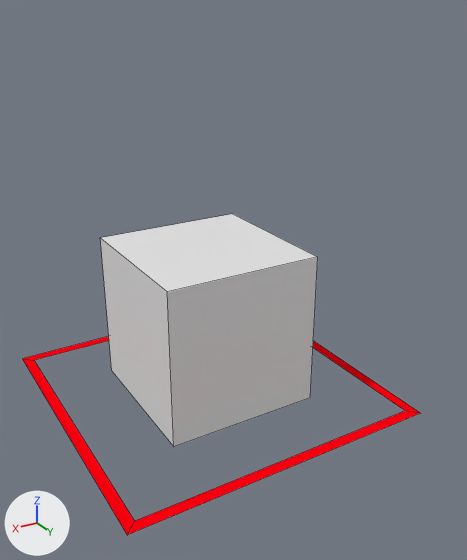
Renders of the Blender file rct2/scenery/GiantGardenTheming/beanst1_Giant-Beanstalk/beanst1_V001.blend from each side of a commit.
Both versions are drawn from a 50 mm camera at (3.61, 6.71, 4.81) aimed at (-0.14, 0.46, 1.69). Every picture has the same lights, and +X, +Y and +Z are marked at lower left. Mesh edges are drawn as thin lines.
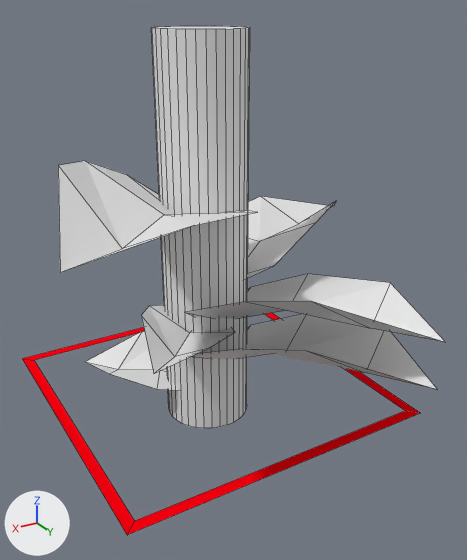
Patch to the scene script:
```diff
--- a/rct2/scenery/GiantGardenTheming/beanst1_Giant-Beanstalk/beanst1_V001.blend.py
+++ b/rct2/scenery/GiantGardenTheming/beanst1_Giant-Beanstalk/beanst1_V001.blend.py
@@ mat_morusalba_1_basecolor_1k @@
+mat_morusalba_1_basecolor_1k = principled_material('MorusAlba_1_basecolor-1K')
+mat_morusalba_1_basecolor_1k.base_color = (0.8, 0.8, 0.8)  # white #e7e7e7
@@ me_morusalba_1_basecolor_1k_001 @@
+me_morusalba_1_basecolor_1k_001.from_pydata(...)  # 11 vertices, 8 faces; spans x -0.138..0.253, y 0.0..0.59, z -0.129..0.058
+me_morusalba_1_basecolor_1k_001.materials.append(mat_morusalba_1_basecolor_1k)  # white #e7e7e7
@@ me_cylinder_001 @@
+me_cylinder_001.from_pydata(...)  # a 32-sided cylinder along z spanning x -0.54..0.54, y -0.54..0.54, z 0.0..2.0
@@ ob_cube @@
-ob_cube = bpy.data.objects.new('Cube', me_cube)
-ob_cube.location = (0.0, 0.0, 0.0)
@@ ob_morusalba_1_basecolor_1k_001 @@
+ob_morusalba_1_basecolor_1k_001 = bpy.data.objects.new('MorusAlba_1_basecolor-1K.001', me_morusalba_1_basecolor_1k_001)
+ob_morusalba_1_basecolor_1k_001.location = (0.0, 0.0, 2.31)
+ob_morusalba_1_basecolor_1k_001.rotation_euler = (0.35, -0.242, -0.736)  # degrees (20, -14, -42)
+ob_morusalba_1_basecolor_1k_001.scale = (5.0, 5.0, 5.0)
@@ ob_morusalba_1_basecolor_1k_002 @@
+ob_morusalba_1_basecolor_1k_002 = bpy.data.objects.new('MorusAlba_1_basecolor-1K.002', me_morusalba_1_basecolor_1k_001.copy())
+ob_morusalba_1_basecolor_1k_002.location = (0.0, 0.0, 0.37)
+ob_morusalba_1_basecolor_1k_002.rotation_euler = (0.35, -0.242, 0.647)  # degrees (20, -14, 37)
+ob_morusalba_1_basecolor_1k_002.scale = (5.0, 5.0, 5.0)
@@ ob_morusalba_1_basecolor_1k_003 @@
+ob_morusalba_1_basecolor_1k_003 = bpy.data.objects.new('MorusAlba_1_basecolor-1K.003', me_morusalba_1_basecolor_1k_001.copy())
+ob_morusalba_1_basecolor_1k_003.location = (0.0, 0.0, -0.07)
+ob_morusalba_1_basecolor_1k_003.rotation_euler = (0.35, -0.242, 4.199)  # degrees (20, -14, 241)
+ob_morusalba_1_basecolor_1k_003.scale = (2.83, 2.83, 2.83)
@@ ob_morusalba_1_basecolor_1k_004 @@
+ob_morusalba_1_basecolor_1k_004 = bpy.data.objects.new('MorusAlba_1_basecolor-1K.004', me_morusalba_1_basecolor_1k_001.copy())
+ob_morusalba_1_basecolor_1k_004.location = (0.0, 0.0, 0.86)
+ob_morusalba_1_basecolor_1k_004.rotation_euler = (0.35, -0.242, 5.6)  # degrees (20, -14, 321)
+ob_morusalba_1_basecolor_1k_004.scale = (2.83, 2.83, 2.83)
@@ ob_morusalba_1_basecolor_1k_005 @@
+ob_morusalba_1_basecolor_1k_005 = bpy.data.objects.new('MorusAlba_1_basecolor-1K.005', me_morusalba_1_basecolor_1k_001.copy())
+ob_morusalba_1_basecolor_1k_005.location = (0.0, 0.0, 1.31)
+ob_morusalba_1_basecolor_1k_005.rotation_euler = (0.35, -0.242, 2.048)  # degrees (20, -14, 117)
+ob_morusalba_1_basecolor_1k_005.scale = (5.0, 5.0, 5.0)
@@ ob_morusalba_1_basecolor_1k_006 @@
+ob_morusalba_1_basecolor_1k_006 = bpy.data.objects.new('MorusAlba_1_basecolor-1K.006', me_morusalba_1_basecolor_1k_001.copy())
+ob_morusalba_1_basecolor_1k_006.location = (0.0, 0.0, 0.94)
+ob_morusalba_1_basecolor_1k_006.rotation_euler = (0.35, -0.242, 0.665)  # degrees (20, -14, 38)
+ob_morusalba_1_basecolor_1k_006.scale = (5.0, 5.0, 5.0)
@@ ob_cylinder @@
+ob_cylinder = bpy.data.objects.new('Cylinder', me_cylinder_001)
+ob_cylinder.location = (0.0, 0.0, -0.34)
+ob_cylinder.scale = (1.0, 1.0, 2.45)
```

Changed parts and their boxes [x1, y1, x2, y2] in the pictures (467 x 560 px):
'Cube', deleted: before [100, 214, 318, 447]
'Cylinder', added: after [151, 26, 250, 428]
'MorusAlba_1_basecolor-1K.001', added: after [58, 161, 256, 272]
'MorusAlba_1_basecolor-1K.006', added: after [184, 274, 445, 342]
'MorusAlba_1_basecolor-1K.002', added: after [191, 314, 438, 390]
'MorusAlba_1_basecolor-1K.005', added: after [245, 196, 336, 279]
'MorusAlba_1_basecolor-1K.004', added: after [141, 305, 235, 374]
'MorusAlba_1_basecolor-1K.003', added: after [86, 331, 177, 390]
